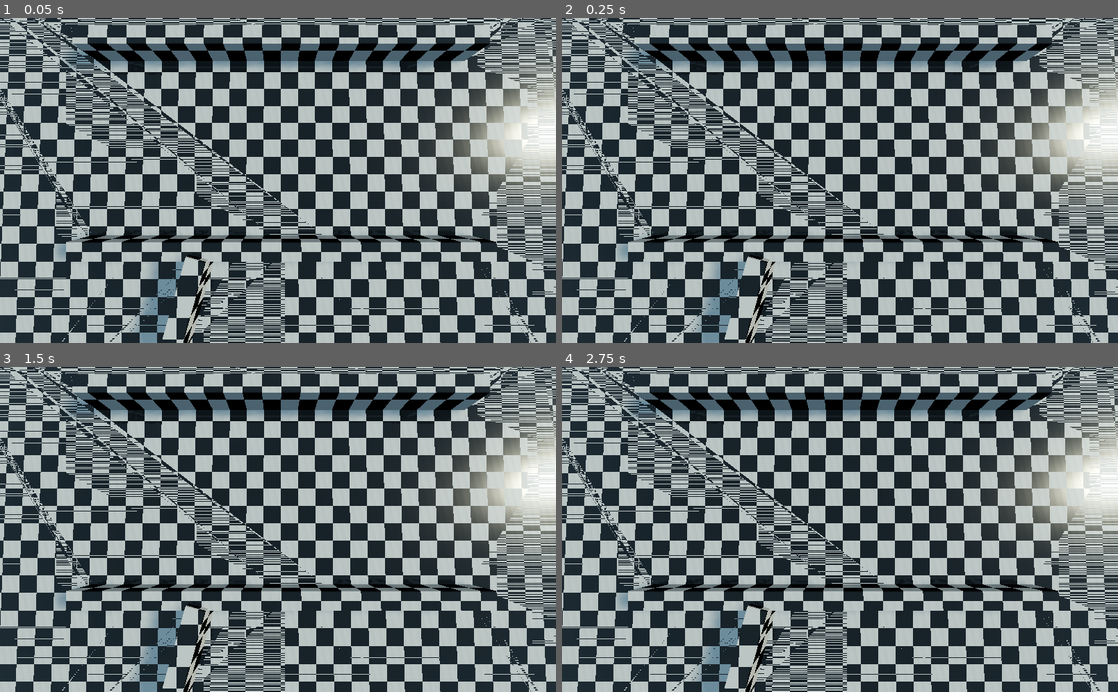
Above: before the commit, frames 1-4 (two rows, left to right).
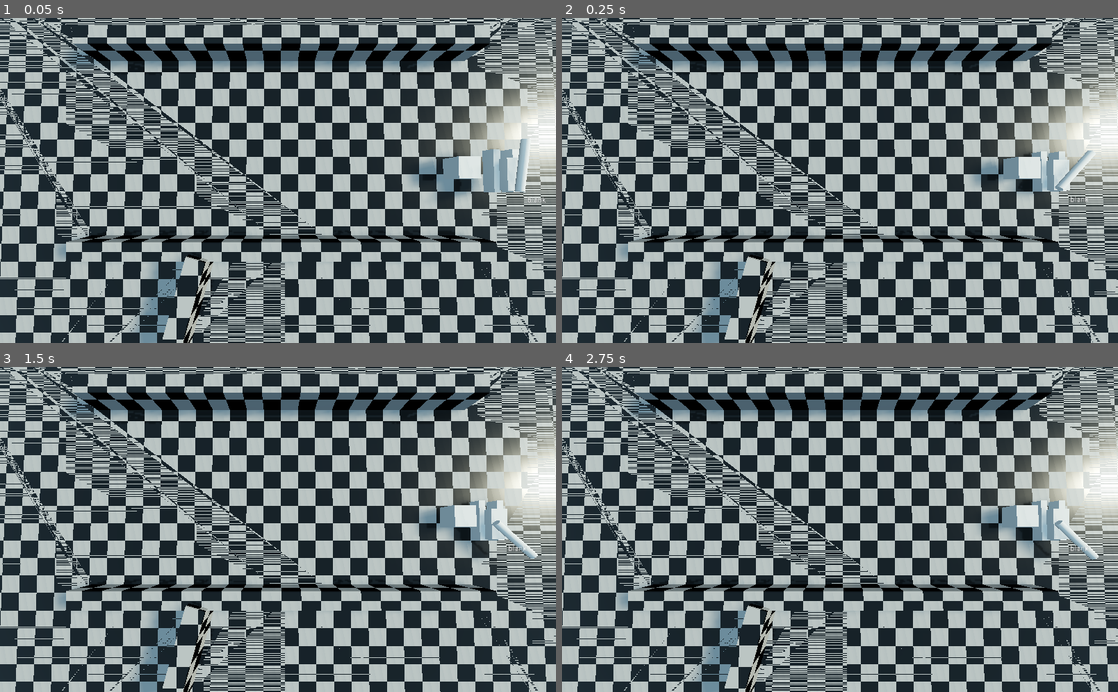
Above: after the commit, the same moments.

Repository: pierreGarciaRaf/tanks
Game: Godot game, scene res://src/world/levels/map.tscn
Two runs of this game, one before a commit and one after it. Both use one fixed random seed, a clock stepped at 60 frames per second and the inputs below. This scene is started directly instead of the project's main scene.
Inputs (mouse positions are in pixels of both pictures, inside the frame that each line leads up to):
- Up to frame 1 (0.05 s): no input
- Up to frame 2 (0.25 s): no input
- Up to frame 3 (1.5 s): move the mouse to (400, 513) at 0.52 s; hold D (move_right) 0.53-1.28 s; hold Z (move_front) 0.53-1.28 s; click (400, 513) at 0.67 s; move the mouse to (166, 545) at 1.27 s; hold S (move_back) from 1.28 s (still down); tap Z (move_front) at 1.35 s; click (166, 545) at 1.42 s
- Up to frame 4 (2.75 s): tap Enter at 2 s; move the mouse to (895, 458) at 2.02 s; release S (move_back) at 2.03 s; hold D (move_right) from 2.03 s (still down); hold Z (move_front) from 2.03 s (still down); click (895, 458) at 2.17 s

The runs differ from the first frame. In frame 1, 2.0% of the frame differs, in the area x 73-99%, y 37-57%; in frame 2, 1.5%; in frame 3, 1.6%; in frame 4, 1.6%.
Error in both runs: Invalid get index '1' (on base: 'Dictionary'). (res://src/networking/network.gd:146)

Commit message:
barrel particles

Diff:
--- a/project.godot
+++ b/project.godot
@@ -23,6 +23,10 @@
 
 Gamestate="*res://src/networking/gamestate.gd"
 Network="*res://src/networking/network.gd"
+
+[display]
+
+window/size/always_on_top=true
 
 [input]
 
--- a/src/networking/gamestate.gd
+++ b/src/networking/gamestate.gd
@@ -28,6 +28,13 @@
 	rpc_id(1, "queue_input", gen_input(), player_info.net_id)
 
 
+func gen_blank_input():
+	var res = {}
+	res["movement"] = Vector3.ZERO
+	res["mouse_position"] = Vector2.ZERO
+	res["mouse_click"] = false
+	return res
+
 func gen_input():
 	var res = {}
 	var move = Vector3.FORWARD * (int(Input.is_action_pressed("move_front")) - int(Input.is_action_pressed("move_back")))
@@ -41,7 +48,10 @@
 	if net_id == 1:
 		return gen_input()
 	else:
-		return inputPlayersQueue[net_id]
+		if inputPlayersQueue.has(net_id):
+			return inputPlayersQueue[net_id]
+		else:
+			return gen_blank_input()
 
 
 
--- a/src/world/levels/checker.shader
+++ b/src/world/levels/checker.shader
@@ -4,7 +4,6 @@
 
 void vertex() {
 	world_position = VERTEX;
-
 }
 
 const float gridSize = 3.5;
--- a/src/world/levels/map.tscn
+++ b/src/world/levels/map.tscn
@@ -1,19 +1,24 @@
-[gd_scene load_steps=6 format=2]
+[gd_scene load_steps=9 format=2]
 
 [ext_resource path="res://src/world/levels/checker.shader" type="Shader" id=1]
 [ext_resource path="res://src/world/props/playersContainer.tscn" type="PackedScene" id=2]
+[ext_resource path="res://src/world/player/tank.tscn" type="PackedScene" id=3]
+
+[sub_resource type="BoxShape" id=4]
+
+[sub_resource type="CubeMesh" id=5]
 
 [sub_resource type="ShaderMaterial" id=1]
 shader = ExtResource( 1 )
 
-[sub_resource type="ProceduralSky" id=3]
+[sub_resource type="ProceduralSky" id=2]
 sky_energy = 0.57
 ground_bottom_color = Color( 0, 0, 0, 1 )
 ground_horizon_color = Color( 0.309804, 0.27451, 0.243137, 1 )
 
-[sub_resource type="Environment" id=2]
+[sub_resource type="Environment" id=3]
 background_mode = 2
-background_sky = SubResource( 3 )
+background_sky = SubResource( 2 )
 tonemap_mode = 2
 tonemap_white = 2.0
 ss_reflections_enabled = true
@@ -23,6 +28,16 @@
 
 [node name="Camera" type="Camera" parent="."]
 transform = Transform( 1, 0, 0, 0, 0.0332598, 0.999447, 0, -0.999447, 0.0332598, -0.293794, 23.4824, -5.57764 )
+
+[node name="KinematicBody" type="RigidBody" parent="."]
+transform = Transform( 1, 0, 0, 0, 1, 0, 0, 0, 1, 17.0024, 1.60524, -7.4648 )
+
+[node name="CollisionShape" type="CollisionShape" parent="KinematicBody"]
+shape = SubResource( 4 )
+
+[node name="MeshInstance" type="MeshInstance" parent="KinematicBody"]
+mesh = SubResource( 5 )
+material/0 = null
 
 [node name="CSGCombiner" type="CSGCombiner" parent="."]
 material_override = SubResource( 1 )
@@ -83,8 +98,11 @@
 
 [node name="playersContainer" parent="." instance=ExtResource( 2 )]
 
+[node name="Player" parent="playersContainer" instance=ExtResource( 3 )]
+transform = Transform( 1, 0, 0, 0, 1, 0, 0, 0, 1, 20.3489, -4.99859, 0.381683 )
+
 [node name="WorldEnvironment" type="WorldEnvironment" parent="."]
-environment = SubResource( 2 )
+environment = SubResource( 3 )
 
 [node name="DirectionalLight" type="DirectionalLight" parent="."]
 transform = Transform( -0.20318, -0.61923, 0.758467, 0, 0.774625, 0.632421, -0.979141, 0.128496, -0.157389, -0.583954, 0, 0 )
--- a/src/world/levels/playersContainer.gd
+++ b/src/world/levels/playersContainer.gd
@@ -15,6 +15,7 @@
 		self.add_child(toAdd)
 		toAdd.master_translation = playerIdx * Vector3.FORWARD * 5.0
 		toAdd.translation = playerCount * Vector3.FORWARD * 5.0
+		toAdd.connect("dead",self,"set_dead_camera")
 		print(toAdd.translation)
 		playerCount += 1
 	emit_signal("playerSpawned")
@@ -23,3 +24,7 @@
 remote func update_camera():
 	for player in get_children():
 		player.update_camera()
+
+remote func set_dead_camera(id):
+	if id == Gamestate.player_info.net_id:
+		get_parent().get_node("Camera").current = true
--- a/src/world/player/barrel.gd
+++ b/src/world/player/barrel.gd
@@ -27,7 +27,28 @@
 	$Tween.start()
 	$Tween.interpolate_property($farMf, "light_energy",8,0,0.2,Tween.TRANS_CUBIC)
 	$Tween.start()
+	particleEmit("muzzleFire")
+	particleEmit("muzzleSmoke")
 	$Timer.start(1.0)
+
+
+func particleEmit(emitterStr):
+	var i = 0
+	while(self.has_node(emitterStr+str(i))):
+		i+=1
+	i-=1
+	if self.get_node(emitterStr+str(i)).emitting:
+		print("emitting")
+		i+=1
+		var toAdd = get_node(emitterStr+str(0)).duplicate()
+		toAdd.name = emitterStr + str(i)
+		self.add_child(toAdd)
+		toAdd.emitting = true
+	else:
+		print("not emitting")
+		get_node(emitterStr+str(i)).emitting = true
+
+
 
 
 
--- a/src/world/player/barrelPivot.gd
+++ b/src/world/player/barrelPivot.gd
@@ -1,6 +1,6 @@
 extends Spatial
 
-puppet var master_rotation
+puppet var master_rotation = 1.0
 const ROT_SPEED = 3.0
 
 onready var parent = get_parent().get_parent()
--- a/src/world/player/bullet.gd
+++ b/src/world/player/bullet.gd
@@ -1,4 +1,4 @@
-extends KinematicBody
+extends Area
 
 puppet var master_position = null
 
@@ -9,16 +9,22 @@
 
 
 func _physics_process(delta):
-	var coll = self.move_and_collide(self.transform.basis.xform(Vector3.FORWARD * speed))
+	self.translation += self.transform.basis.xform(Vector3.FORWARD * speed)
 	if Gamestate.player_info.net_id == 1:
 		rset("master_position",self.translation)
-		if coll:
-			if coll.collider != thrower:
-				rpc("remote_queue_free")
-				self.queue_free()
 	elif master_position != null:
 		self.translation = master_position
 
 
 remote func remote_queue_free():
 	self.queue_free()
+
+
+
+
+func _on_bullet_body_entered(body):
+	if body.is_in_group("damageable"):
+		body.deal_damage()
+	if Gamestate.player_info.net_id == 1:
+		self.queue_free()
+		rpc("remote_queue_free")
--- a/src/world/player/bullet.tscn
+++ b/src/world/player/bullet.tscn
@@ -2,19 +2,20 @@
 
 [ext_resource path="res://src/world/player/bullet.gd" type="Script" id=1]
 
-[sub_resource type="CapsuleMesh" id=2]
+[sub_resource type="CapsuleMesh" id=1]
 
-[sub_resource type="CapsuleShape" id=1]
+[sub_resource type="CapsuleShape" id=2]
 radius = 0.778369
 height = 0.628672
 
-[node name="bullet" type="KinematicBody"]
+[node name="bullet" type="Area"]
 script = ExtResource( 1 )
 
 [node name="MeshInstance" type="MeshInstance" parent="."]
 transform = Transform( 0.768125, 0, 0, 0, 0.768125, 0, 0, 0, 0.758184, 0, 0, 0 )
-mesh = SubResource( 2 )
+mesh = SubResource( 1 )
 material/0 = null
 
 [node name="body" type="CollisionShape" parent="."]
-shape = SubResource( 1 )
+shape = SubResource( 2 )
+[connection signal="body_entered" from="." to="." method="_on_bullet_body_entered"]
--- /dev/null
+++ b/src/world/player/color_ramp.tres
@@ -0,0 +1,8 @@
+[gd_resource type="GradientTexture" load_steps=2 format=2]
+
+[sub_resource type="Gradient" id=1]
+offsets = PoolRealArray( 0, 0.0806452, 0.189516, 0.33871 )
+colors = PoolColorArray( 0, 0, 0, 1, 1, 0.234375, 0, 1, 1, 0.81875, 0.2, 1, 0.997771, 1, 0.928662, 1 )
+
+[resource]
+gradient = SubResource( 1 )
--- /dev/null
+++ b/src/world/player/muzzleNoise.tres
@@ -0,0 +1,10 @@
+[gd_resource type="NoiseTexture" load_steps=2 format=2]
+
+[sub_resource type="OpenSimplexNoise" id=1]
+period = 40.5
+persistence = 0.267
+lacunarity = 4.0
+
+[resource]
+seamless = true
+noise = SubResource( 1 )
--- /dev/null
+++ b/src/world/player/muzzlePart.tres
@@ -0,0 +1,6 @@
+[gd_resource type="PlaneMesh" load_steps=2 format=2]
+
+[ext_resource path="res://src/world/player/muzzle_shader.tres" type="Material" id=1]
+
+[resource]
+material = ExtResource( 1 )
--- /dev/null
+++ b/src/world/player/muzzle_shader.tres
@@ -0,0 +1,28 @@
+[gd_resource type="ShaderMaterial" load_steps=4 format=2]
+
+[ext_resource path="res://src/world/player/color_ramp.tres" type="Texture" id=1]
+[ext_resource path="res://src/world/player/muzzleNoise.tres" type="Texture" id=2]
+
+[sub_resource type="Shader" id=1]
+code = "shader_type spatial;
+render_mode blend_add,depth_draw_opaque,cull_back,unshaded;
+varying float opac;
+uniform sampler2D gradient;
+uniform sampler2D noise;
+uniform float scale;
+void vertex() {
+	opac  = length(MODELVIEW_MATRIX[0]);
+	MODELVIEW_MATRIX = INV_CAMERA_MATRIX * mat4(scale * CAMERA_MATRIX[0], scale * CAMERA_MATRIX[1], scale * CAMERA_MATRIX[2],WORLD_MATRIX[3]);
+}
+
+void fragment(){
+	float grad = pow((1.0-1.5*length(UV-vec2(0.5))),3);
+	ALPHA = clamp(opac * grad*pow(2.0 * texture(noise,UV).x,5.0),0.0,1.0);
+	ALBEDO = clamp(texture(gradient,opac * vec2(grad * (0.1 + 0.9 * pow(texture(noise,UV).x,10)))).rgb,vec3(0.0),vec3(1.0));
+}"
+
+[resource]
+shader = SubResource( 1 )
+shader_param/scale = 4.0
+shader_param/gradient = ExtResource( 1 )
+shader_param/noise = ExtResource( 2 )
--- /dev/null
+++ b/src/world/player/muzzle_smoke.tres
@@ -0,0 +1,21 @@
+[gd_resource type="ParticlesMaterial" load_steps=3 format=2]
+
+[sub_resource type="Curve" id=1]
+_data = [ Vector2( 0, 1 ), 0.0, -1.59464, 0, 0, Vector2( 1, 0 ), -0.0315915, 0.0, 0, 0 ]
+
+[sub_resource type="CurveTexture" id=2]
+curve = SubResource( 1 )
+
+[resource]
+emission_shape = 1
+emission_sphere_radius = 0.3
+flag_align_y = true
+direction = Vector3( 0, 1, 0 )
+spread = 97.31
+gravity = Vector3( 0, 50, 0 )
+initial_velocity = 10.0
+initial_velocity_random = 0.13
+linear_accel = -35.09
+scale = 10.0
+scale_random = 0.5
+scale_curve = SubResource( 2 )
--- /dev/null
+++ b/src/world/player/muzzle_smoke_shader.tres
@@ -0,0 +1,29 @@
+[gd_resource type="ShaderMaterial" load_steps=4 format=2]
+
+[ext_resource path="res://src/world/player/color_ramp.tres" type="Texture" id=1]
+[ext_resource path="res://src/world/player/muzzleNoise.tres" type="Texture" id=2]
+
+[sub_resource type="Shader" id=1]
+code = "shader_type spatial;
+render_mode blend_mix,depth_draw_opaque,cull_back;
+varying float opac;
+uniform sampler2D gradient;
+uniform sampler2D noise;
+uniform float scale;
+
+void vertex() {
+	opac  = length(MODELVIEW_MATRIX[0]);
+	MODELVIEW_MATRIX = INV_CAMERA_MATRIX * mat4(scale * CAMERA_MATRIX[0], scale * CAMERA_MATRIX[1], scale * CAMERA_MATRIX[2],WORLD_MATRIX[3]);
+}
+
+void fragment(){
+	float grad = pow((1.0-1.5*length(UV-vec2(0.5))),3);
+	ALPHA =clamp(opac * grad*texture(noise,UV).x,0.0,1.0);
+	ALBEDO = clamp(0.01 * texture(noise, UV).rgb,vec3(0.0),vec3(1.0));
+}"
+
+[resource]
+shader = SubResource( 1 )
+shader_param/scale = 4.0
+shader_param/gradient = ExtResource( 1 )
+shader_param/noise = ExtResource( 2 )
--- /dev/null
+++ b/src/world/player/smokePart.tres
@@ -0,0 +1,28 @@
+[gd_resource type="ShaderMaterial" load_steps=4 format=2]
+
+[ext_resource path="res://src/world/player/color_ramp.tres" type="Texture" id=1]
+[ext_resource path="res://src/world/player/muzzleNoise.tres" type="Texture" id=2]
+
+[sub_resource type="Shader" id=1]
+code = "shader_type spatial;
+render_mode blend_add,depth_draw_opaque,cull_back,unshaded;
+varying float opac;
+uniform sampler2D gradient;
+uniform sampler2D noise;
+uniform float scale;
+void vertex() {
+	opac  = length(MODELVIEW_MATRIX[0]);
+	MODELVIEW_MATRIX = INV_CAMERA_MATRIX * mat4(scale * CAMERA_MATRIX[0], scale * CAMERA_MATRIX[1], scale * CAMERA_MATRIX[2],WORLD_MATRIX[3]);
+}
+
+void fragment(){
+	float grad = pow((1.0-1.5*length(UV-vec2(0.5))),3);
+	ALPHA = clamp(opac * grad*pow(2.0 * texture(noise,UV).x,5.0),0.0,1.0);
+	ALBEDO = clamp(texture(gradient,opac * vec2(grad * (0.1 + 0.9 * pow(texture(noise,UV).x,10)))).rgb,vec3(0.0),vec3(1.0));
+}"
+
+[resource]
+shader = SubResource( 1 )
+shader_param/scale = 4.0
+shader_param/gradient = ExtResource( 1 )
+shader_param/noise = ExtResource( 2 )
--- a/src/world/player/tank.gd
+++ b/src/world/player/tank.gd
@@ -1,6 +1,6 @@
 extends KinematicBody
 
-var id = -1
+export var id = -1
 
 puppet var master_translation
 
@@ -19,6 +19,7 @@
 var accSpeed = 2.0
 var deccSpeed = 4.0
 
+signal dead
 
 func _ready():
 	master_translation = self.translation
@@ -64,3 +65,14 @@
 		$cameraTarget/Camera.current = true
 	else:
 		$cameraTarget/Camera.current = false
+
+
+func deal_damage():
+	if Gamestate.player_info.net_id == 1:
+		print("I'm dead")
+		rpc("destroy")
+		self.destroy()
+
+remote func destroy():
+	emit_signal("dead",id)
+	queue_free()
--- a/src/world/player/tank.tscn
+++ b/src/world/player/tank.tscn
@@ -1,21 +1,57 @@
-[gd_scene load_steps=10 format=2]
+[gd_scene load_steps=19 format=2]
 
 [ext_resource path="res://src/world/player/tank.gd" type="Script" id=1]
 [ext_resource path="res://src/world/player/tankName.gd" type="Script" id=2]
 [ext_resource path="res://src/world/player/barrelPivot.gd" type="Script" id=3]
 [ext_resource path="res://src/world/player/cameraCaster.tscn" type="PackedScene" id=4]
 [ext_resource path="res://src/world/player/barrel.gd" type="Script" id=5]
-
-[sub_resource type="CubeMesh" id=4]
+[ext_resource path="res://src/world/player/muzzle_smoke_shader.tres" type="Material" id=6]
+[ext_resource path="res://src/world/player/muzzle_smoke.tres" type="Material" id=7]
+[ext_resource path="res://src/world/player/muzzle_shader.tres" type="Material" id=8]
 
 [sub_resource type="CubeMesh" id=1]
 
-[sub_resource type="CylinderMesh" id=2]
+[sub_resource type="SpatialMaterial" id=10]
 
-[sub_resource type="BoxShape" id=3]
+[sub_resource type="CubeMesh" id=2]
+
+[sub_resource type="CylinderMesh" id=3]
+
+[sub_resource type="Curve" id=4]
+_data = [ Vector2( 0, 1 ), 0.0, -1.31484, 0, 0, Vector2( 1, 0 ), -0.0315915, 0.0, 0, 0 ]
+
+[sub_resource type="CurveTexture" id=5]
+curve = SubResource( 4 )
+
+[sub_resource type="ParticlesMaterial" id=6]
+flag_align_y = true
+direction = Vector3( 0, 1, 0 )
+spread = 90.0
+gravity = Vector3( 0, 0, 0 )
+initial_velocity = 20.0
+initial_velocity_random = 0.5
+linear_accel = -50.0
+radial_accel = 100.0
+tangential_accel = 83.22
+tangential_accel_random = 1.0
+damping = 46.98
+angle = -720.0
+scale = 5.0
+scale_random = 0.5
+scale_curve = SubResource( 5 )
+
+[sub_resource type="QuadMesh" id=9]
+material = ExtResource( 8 )
+
+[sub_resource type="QuadMesh" id=11]
+material = ExtResource( 6 )
+
+[sub_resource type="BoxShape" id=7]
 extents = Vector3( 1, 1, 2 )
 
-[node name="Player" type="KinematicBody"]
+[node name="Player" type="KinematicBody" groups=[
+"damageable",
+]]
 script = ExtResource( 1 )
 
 [node name="cameraTarget" type="Spatial" parent="."]
@@ -31,17 +67,17 @@
 
 [node name="MeshInstance" type="MeshInstance" parent="body"]
 transform = Transform( 0.303926, 0, 0, 0, 0.558775, 0, 0, 0, 1.95088, 0.798851, -0.407052, 0 )
-mesh = SubResource( 4 )
-material/0 = null
+mesh = SubResource( 1 )
+material/0 = SubResource( 10 )
 
 [node name="MeshInstance2" type="MeshInstance" parent="body"]
 transform = Transform( 0.303926, 0, 0, 0, 0.558775, 0, 0, 0, 1.95088, -0.924343, -0.407052, 0 )
-mesh = SubResource( 4 )
+mesh = SubResource( 1 )
 material/0 = null
 
 [node name="carosserie" type="MeshInstance" parent="body"]
 transform = Transform( 0.739766, 0, 0, 0, -2.58323e-08, 0.590973, 0, -1.42062, -6.20974e-08, 0, 0.28902, 0.376734 )
-mesh = SubResource( 1 )
+mesh = SubResource( 2 )
 material/0 = null
 
 [node name="textPos" type="Spatial" parent="body"]
@@ -92,11 +128,38 @@
 transform = Transform( 3.2158, 0, 0, 0, -1.40567e-07, -0.444759, 0, 3.2158, -1.94417e-08, 0, 1.302, 0 )
 light_color = Color( 1, 0.803922, 0.341176, 1 )
 light_energy = 0.0
+shadow_enabled = true
 spot_range = 19.9208
 spot_angle = 72.273
 
 [node name="Tween" type="Tween" parent="body/barrelPivot/barrel"]
 
+[node name="muzzleFire0" type="Particles" parent="body/barrelPivot/barrel"]
+transform = Transform( 1, 0, 0, 0, 1, 0, 0, 7.10543e-15, 1, 3.06682e-06, 1.04891, 0.196151 )
+emitting = false
+amount = 50
+lifetime = 0.3
+one_shot = true
+explosiveness = 1.0
+fixed_fps = 24
+visibility_aabb = AABB( -4, -0.723593, -4, 8, 0.94621, 8 )
+local_coords = false
+process_material = SubResource( 6 )
+draw_pass_1 = SubResource( 9 )
+
+[node name="muzzleSmoke0" type="Particles" parent="body/barrelPivot/barrel"]
+transform = Transform( 1, 0, 0, 0, 1, 0, 0, 7.10543e-15, 1, 0, 1.41071, -3.7287 )
+emitting = false
+amount = 50
+one_shot = true
+explosiveness = 0.67
+randomness = 0.45
+fixed_fps = 24
+visibility_aabb = AABB( -4, -0.383571, -4, 8, 1.57574, 8 )
+local_coords = false
+process_material = ExtResource( 7 )
+draw_pass_1 = SubResource( 11 )
+
 [node name="CollisionShape" type="CollisionShape" parent="."]
-shape = SubResource( 3 )
+shape = SubResource( 7 )
 [connection signal="timeout" from="body/barrelPivot/barrel/Timer" to="body/barrelPivot/barrel" method="_on_Timer_timeout"]
--- a/src/world/player/tankName.gd
+++ b/src/world/player/tankName.gd
@@ -2,7 +2,10 @@
 onready var parentID = get_parent().get_parent().get_parent().id
 
 func _ready():
-	get_child(0).text = Network.players[parentID].name +str(parentID)
+	if Network.players.has(parentID):
+		get_child(0).text = Network.players[parentID].name +str(parentID)
+	else:
+		get_child(0).text = "blank"
 
 func set_pos(newPos):
 	self.anchor_left = newPos.x
Not shown, changed: export_presets.cfg
Not shown: 1 places in src/world/player/tank.tscn that only renumber resources
